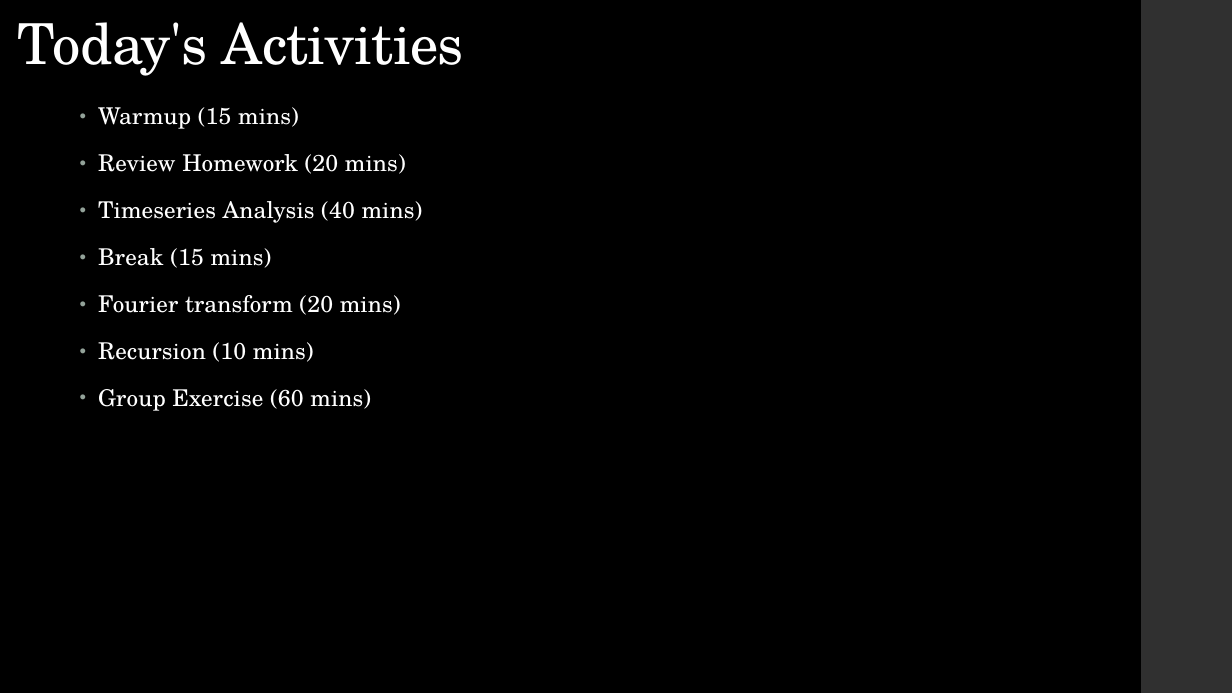
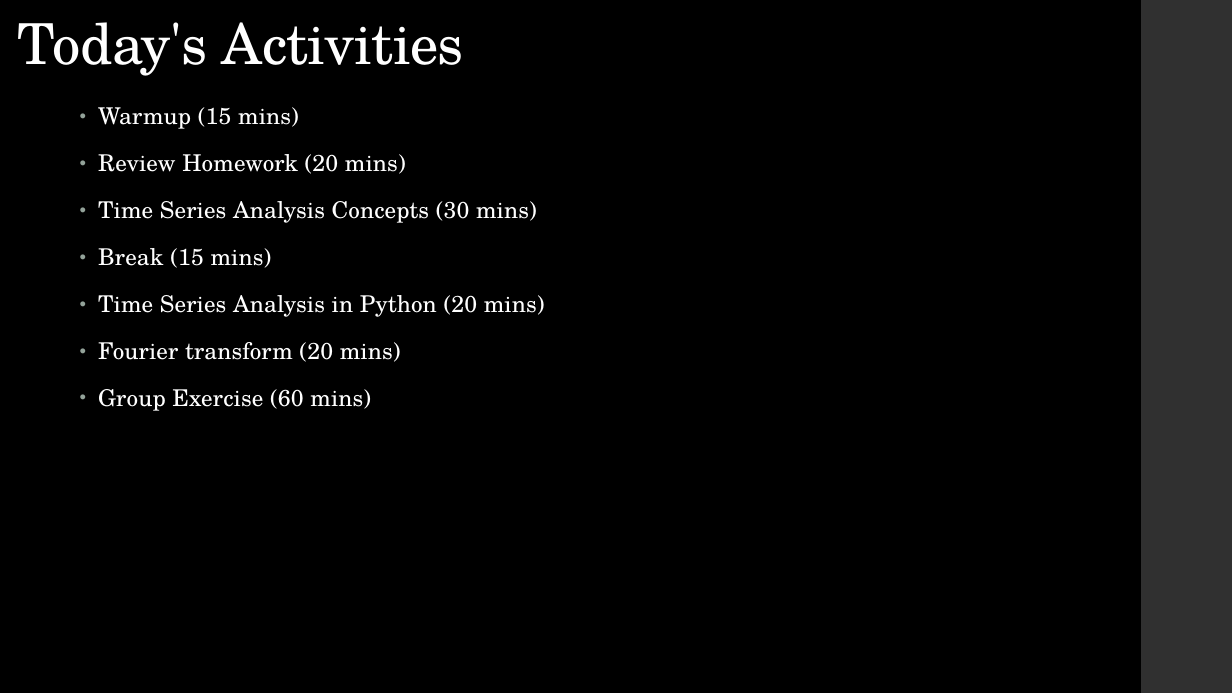
Before and after one commit to LaunchCoderGirlSTL/Data-Science-Assignments, a slide deck: slide 3 of course_material/week_11/week_11_presentation.pptx. Drawn at 1232x693 pixels with LibreOffice and Linux fonts; fonts in the diff are those of the drawing. Boxes give left, top, right and bottom in pixels: in the first picture for what was removed or moved away, otherwise in the second. Text is boxed around its words. In the diff, an @@ line names an element or a change of style, - is before the commit and + after.

```diff
--- a/course_material/week_11/week_11_presentation.pptx
+++ b/course_material/week_11/week_11_presentation.pptx
@@ text at (98,201,537,223): text changed @@
-• Timeseries Analysis (40 mins)
+• Time Series Analysis Concepts (30 mins)
@@ text at (98,295,545,317): paragraph added @@
+• Time Series Analysis in Python (20 mins)
@@ text at (98,342,314,362): paragraph removed @@
-• Recursion (10 mins)
```
Also in this commit, not shown: 6 other slides changed, 2 slides added, 1 slide removed, 3 other files.
